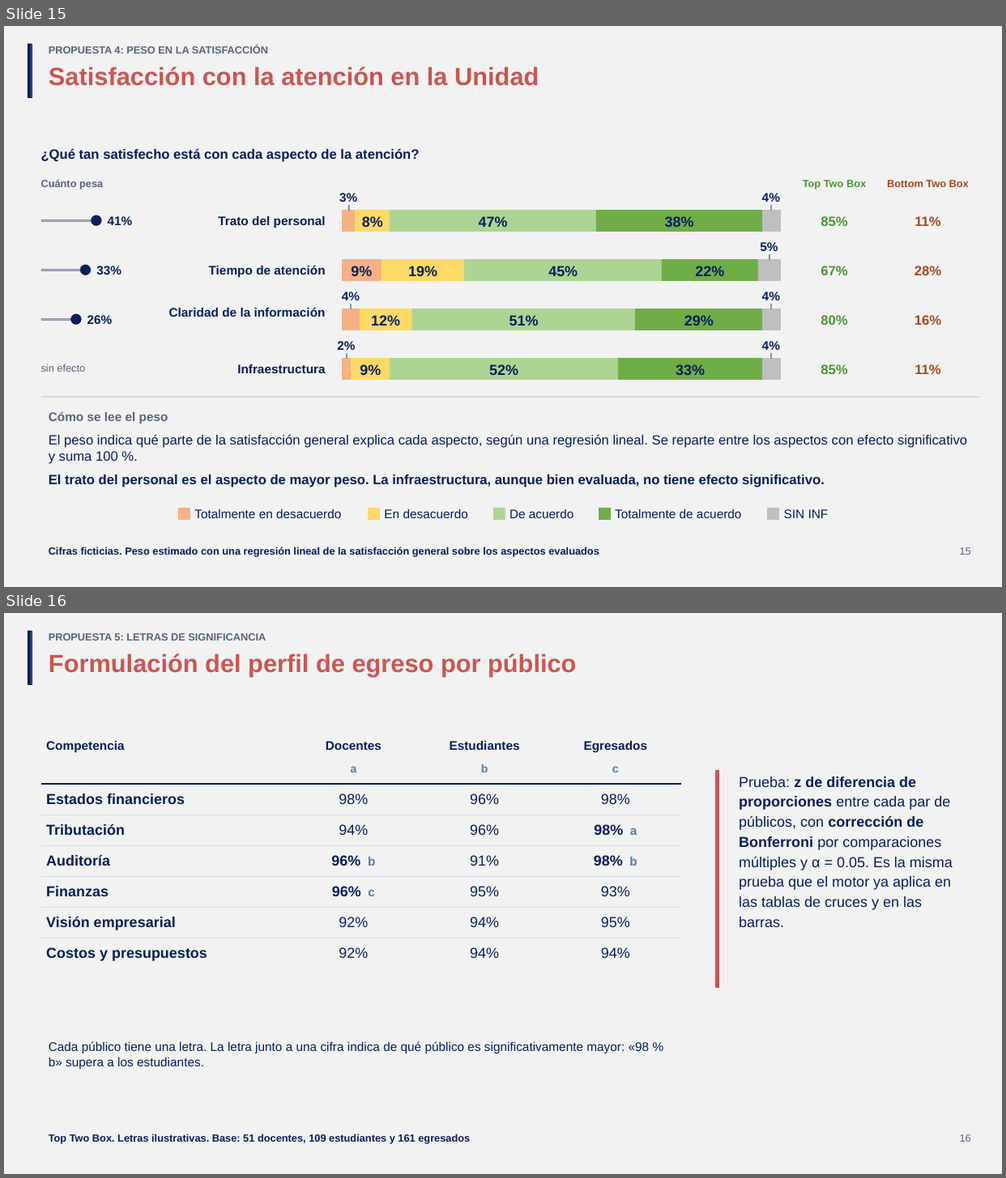
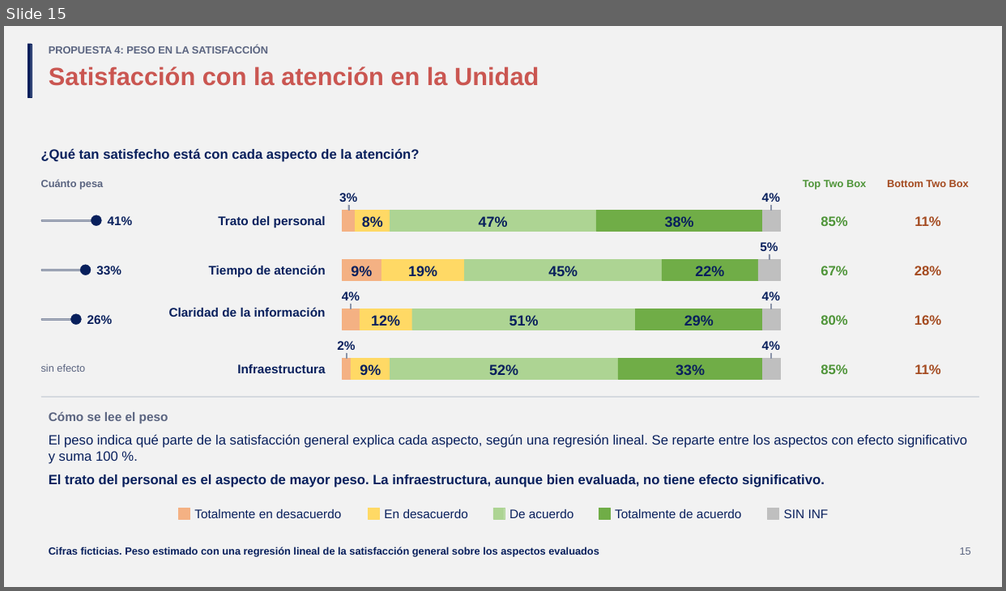
Before and after one commit to GonzaloAlmendariz/prosecnur-app, a slide deck: docs/qa/motor-ppt-2026-10-06/4-recetario/propuestas-rescatables.pptx. Shown one above the other, each under a label of ours: slides 15 and 16 before the commit, slide 15 after it. The pictures are 1006x1178 and 1006x591 pixels, drawn with LibreOffice and Linux fonts; fonts in the diff are those of the drawing; background and template pictures are left out. Boxes give left, top, right and bottom in pixels: in the first picture for what was removed or moved away, otherwise in the second. Text is boxed around its words. In the diff, an @@ line names an element or a change of style, - is before the commit and + after.

```diff
--- a/docs/qa/motor-ppt-2026-10-06/4-recetario/propuestas-rescatables.pptx
+++ b/docs/qa/motor-ppt-2026-10-06/4-recetario/propuestas-rescatables.pptx
@@ slide 16 removed at [4, 613, 1002, 1174], background #F2F2F2 @@
@@ rectangle removed at [28, 630, 32, 684] @@
@@ text removed at [49, 633, 266, 641] @@
-PROPUESTA 5: LETRAS DE SIGNIFICANCIA
@@ title removed at [49, 653, 576, 677] @@
-Formulación del perfil de egreso por público
@@ table removed at [40, 736, 681, 1036], 8 rows, 4 columns @@
-Competencia | Docentes | Estudiantes | Egresados
- | a | b | c
-Estados financieros | 98% | 96% | 98%
-Tributación | 94% | 96% | 98% a
-Auditoría | 96% b | 91% | 98% b
-Finanzas | 96% c | 95% | 93%
-Visión empresarial | 92% | 94% | 95%
-Costos y presupuestos | 92% | 94% | 94%
@@ rectangle removed at [715, 770, 719, 987] @@
@@ text removed at [739, 777, 953, 927] @@
-Prueba: z de diferencia de proporciones entre cada par de públicos, con corrección de Bonferroni por comparaciones múltiples y α = 0.05. Es la misma prueba que el motor ya aplica en las tablas de cruces y en las barras.
@@ text removed at [49, 1041, 650, 1069] @@
-Cada público tiene una letra. La letra junto a una cifra indica de qué público es significativamente mayor: «98 % b» supera a los estudiantes.
@@ text removed at [49, 1134, 470, 1144] @@
-Top Two Box. Letras ilustrativas. Base: 51 docentes, 109 estudiantes y 161 egresados
@@ text removed at [960, 1135, 971, 1142] @@
-16
```
Also in this commit, not shown: 1 slide changed, 3 slides added, 2 other slides removed, 2 other files.
